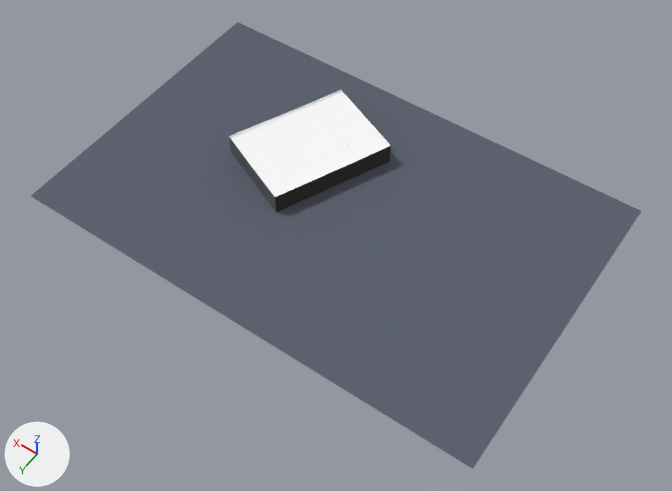
The glTF model public/twins/chatt/models/100-west-main.glb: old version first, new version second.
Both versions are drawn from a 50 mm camera at (-112.2, 155.6, 224.3) aimed at (-7.6, 9.1, -5.9). The lights are fixed; the arrows at lower left show +X, +Y and +Z. The older version comes first. Where no turn or scale is listed for an object, it has been applied to the vertices. Vertices at exactly the same position are counted once.
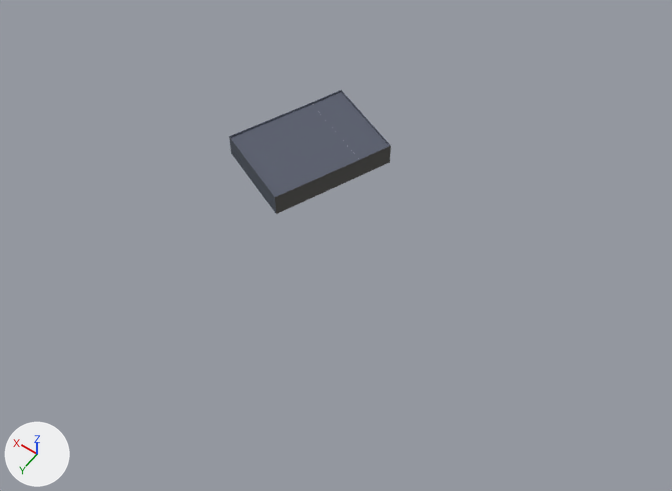
Where the newer file only moved an object's origin or applied its transform, the numbers keep the older frame.

Pixel boxes [x1, y1, x2, y2] of what changed, in the pictures (672 x 491 px):
'Mesh_0', reshaped (73% narrower, 72% shorter)
    before: [31, 22, 641, 469]
    after: [229, 90, 391, 214]
part 1 of me_mesh_0, deleted (blue)
    before: [31, 22, 641, 469]
part 2 of me_mesh_0, surface changed (white to blue)
    both: [229, 90, 391, 212]

What the commit changed:
me_mesh_0 is used by ob_mesh_0; location (0.0, -0.4, 3.7).
me_mesh_0 had 348 vertices, 688 faces and spanned x -81.0..81.0, y -54.0..54.0, z -4.0..4.0.
me_mesh_0 now has 344 vertices, 686 faces and spans x -4.0..41.0, y -37.0..14.0, z -4.0..4.0.
me_mesh_0 part 1: the loose piece of 4 vertices spanning x -81.0..81.0, y -54.0..54.0, z -4.0..-2.0 is deleted.
me_mesh_0 part 2: 674 kept faces spanning x -4.0..41.0, y -37.0..14.0, z -4.0..4.0 get new texture (UV) coordinates.
Other edits to the shape of me_mesh_0 do not show in these pictures.
